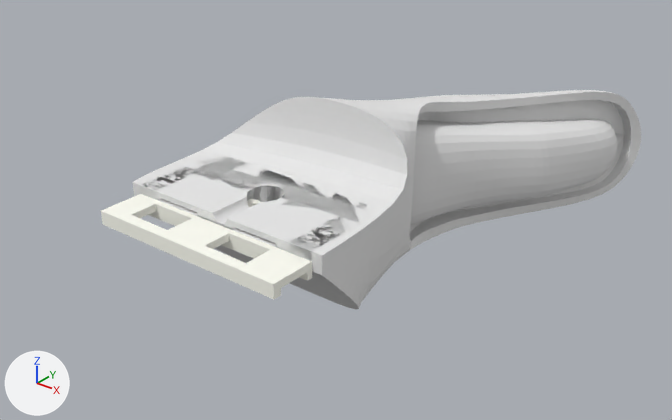
The Blender file BlenderFiles/RightHand/BrunelRightThumb.blend: old version first, new version second.
Camera for both pictures: a camera (50 mm lens) standing at (88.2, -83.5, 62.2) and looking at (5.1, 20.4, -2.3). The axes (+X, +Y, +Z) are drawn at lower left. The lights are the same throughout.

Names of what the first picture shows: 'Thumb', 'Thumb ligament ', 'Thumb ligament cover for thumb'.
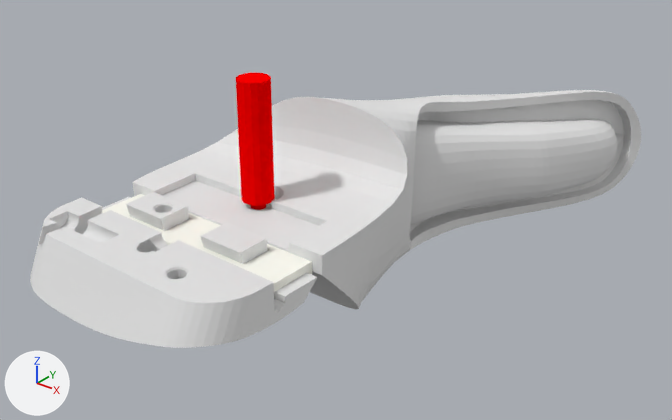
Commit message: Lengthened Thumb Ligament

Edits to the bpy script that builds the scene:
```text
Change me_thumb_ligament:
    where me_thumb_ligament.from_pydata(...)  # 152 vertices, 158 faces; spans x -9.5..7.7, y -17.3..17.3, z -1.0..1.5
    used by ob_thumb_ligament; location = (0.0, 0.0, 0.0); rotation_euler = (0.0, 0.0, -1.571), in degrees (0, 0, -90)
    me_thumb_ligament part 1: all 42 vertices in x 6.3..7.7, y -17.3..17.3, z -0.8..1.5 are moved by (1.4, 0.0, 0.0)
    me_thumb_ligament part 2: all 40 vertices in x -9.5..-7.9, y -17.3..17.3, z -0.8..1.5 are moved by (-2.2, 0.0, 0.0)
Add me_thumb_ligament_coverthumb_ligament_cover__001:
    me_thumb_ligament_coverthumb_ligament_cover__001.from_pydata(...)  # 1187 vertices, 2382 faces; spans x -19.1..19.1, y -0.5..22.2, z -3.2..8.8
Change ob_boolean_m2_bolt_hole_001:
    remove ob_boolean_m2_bolt_hole_001.hide_viewport = True
Change ob_thumb_ligament_cover_for_thumb:
    add ob_thumb_ligament_cover_for_thumb.hide_viewport = True
Add ob_thumb_ligament_coverthumb_ligament_cover:
    ob_thumb_ligament_coverthumb_ligament_cover = bpy.data.objects.new('Thumb Ligament CoverThumb Ligament Cover ', me_thumb_ligament_coverthumb_ligament_cover__001)
    ob_thumb_ligament_coverthumb_ligament_cover.location = (0.0, -1.5, 0.6)
    ob_thumb_ligament_coverthumb_ligament_cover.rotation_euler = (3.142, 0.0, 0.0)  # degrees (180, 0, 0)
```

What differs and where, as boxes [x1, y1, x2, y2] in the pictures (672 x 420 px; the box of a moved part takes in the faces that stretch with it):
'Thumb Ligament CoverThumb Ligament Cover ', added: after [30, 192, 317, 348]
'Thumb ligament cover for thumb', hidden: before [141, 157, 367, 261]
'BOOLEAN M2 Bolt Hole.001', shown (red): after [236, 73, 275, 210]
part 1 of me_thumb_ligament, moved or reshaped: before [101, 207, 284, 300]; after [102, 207, 284, 292]
part 2 of me_thumb_ligament, moved or reshaped: before [247, 198, 260, 207]; after [246, 199, 277, 210]
